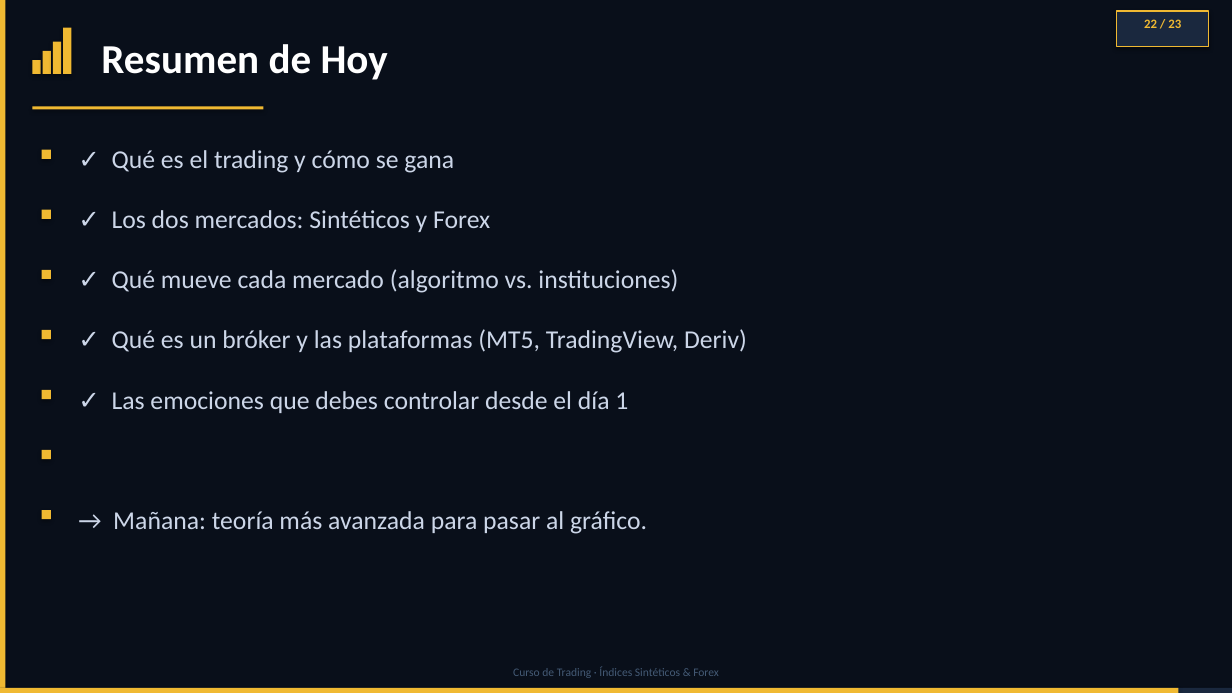
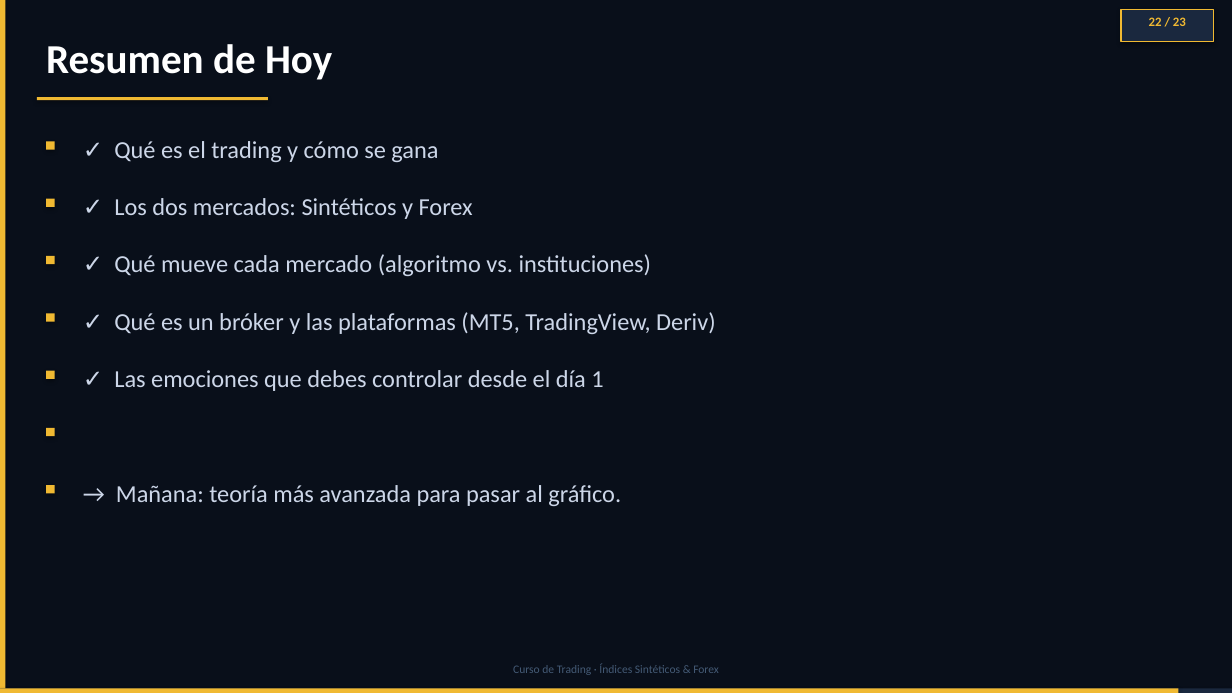
Before and after one commit to daac-gif/curso-trading, a slide deck: slide 22 of diapositivas/Clase_01_PREMIUM_FINAL.pptx. Drawn at 1232x693 pixels with LibreOffice and Linux fonts; fonts in the diff are those of the drawing. Boxes give left, top, right and bottom in pixels: in the first picture for what was removed or moved away, otherwise in the second. Text is boxed around its words. In the diff, an @@ line names an element or a change of style, - is before the commit and + after.

```diff
--- a/diapositivas/Clase_01_PREMIUM_FINAL.pptx
+++ b/diapositivas/Clase_01_PREMIUM_FINAL.pptx
@@ text "Resumen de Hoy": place and size @@
-text "Resumen de Hoy" at box(101, 44, 388, 80)
+text "Resumen de Hoy" at box(46, 44, 332, 80)
@@ rectangle removed at box(63, 28, 71, 74) @@
@@ text "22 / 23": place and size @@
-text "22 / 23" at box(1144, 19, 1181, 28)
+text "22 / 23" at box(1149, 17, 1186, 26)
@@ rectangle: place and size @@
-rectangle at box(1116, 11, 1209, 46)
+rectangle at box(1121, 9, 1214, 42)
@@ rectangle removed at box(43, 51, 51, 74) @@
@@ rectangle: place and size @@
-rectangle at box(32, 106, 263, 110)
+rectangle at box(37, 97, 268, 101)
@@ rectangle: place and size @@
-rectangle at box(53, 42, 61, 74)
+rectangle at box(46, 141, 55, 150)
@@ text "✓ Qué es el trading ...": place and size @@
-text "✓ Qué es el trading ..." at box(112, 150, 454, 173)
+text "✓ Qué es el trading ..." at box(114, 141, 438, 162)
@@ rectangle: place and size @@
-rectangle at box(32, 60, 41, 74)
+rectangle at box(46, 199, 55, 207)
@@ text "✓ Los dos mercados: Sintéticos ...": place and size @@
-text "✓ Los dos mercados: Sintéticos ..." at box(112, 210, 490, 232)
+text "✓ Los dos mercados: Sintéticos ..." at box(114, 198, 473, 219)
@@ rectangle: place and size @@
-rectangle at box(42, 150, 51, 159)
+rectangle at box(46, 256, 55, 264)
@@ text "✓ Qué mueve cada mercado ...": place and size @@
-text "✓ Qué mueve cada mercado ..." at box(112, 269, 678, 293)
+text "✓ Qué mueve cada mercado ..." at box(114, 254, 652, 276)
@@ rectangle: place and size @@
-rectangle at box(42, 210, 51, 219)
+rectangle at box(46, 313, 55, 322)
@@ text "✓ Qué es un bróker ...": place and size @@
-text "✓ Qué es un bróker ..." at box(112, 329, 747, 353)
+text "✓ Qué es un bróker ..." at box(114, 312, 716, 334)
@@ text "✓ Las emociones que debes ...": place and size @@
-text "✓ Las emociones que debes ..." at box(112, 391, 628, 413)
+text "✓ Las emociones que debes ..." at box(114, 370, 603, 391)
@@ rectangle: place and size @@
-rectangle at box(42, 270, 51, 279)
+rectangle at box(46, 371, 55, 379)
@@ rectangle: place and size @@
-rectangle at box(42, 330, 51, 339)
+rectangle at box(46, 428, 55, 436)
@@ rectangle removed at box(42, 450, 51, 459) @@
@@ size 20 to 19 pt in 6 elements at box(114, 141, 438, 162), box(114, 198, 473, 219), box(114, 254, 652, 276), box(114, 312, 716, 334), box(114, 370, 603, 391), box(116, 485, 621, 506) @@
@@ text "→ Mañana: teoría más avanzada ...": place and size @@
-text "→ Mañana: teoría más avanzada ..." at box(113, 511, 647, 534)
+text "→ Mañana: teoría más avanzada ..." at box(116, 485, 621, 506)
@@ rectangle: place and size @@
-rectangle at box(42, 390, 51, 399)
+rectangle at box(46, 485, 55, 494)
@@ rectangle removed at box(42, 510, 51, 519) @@
```
Also in this commit, not shown: 22 other slides changed.
